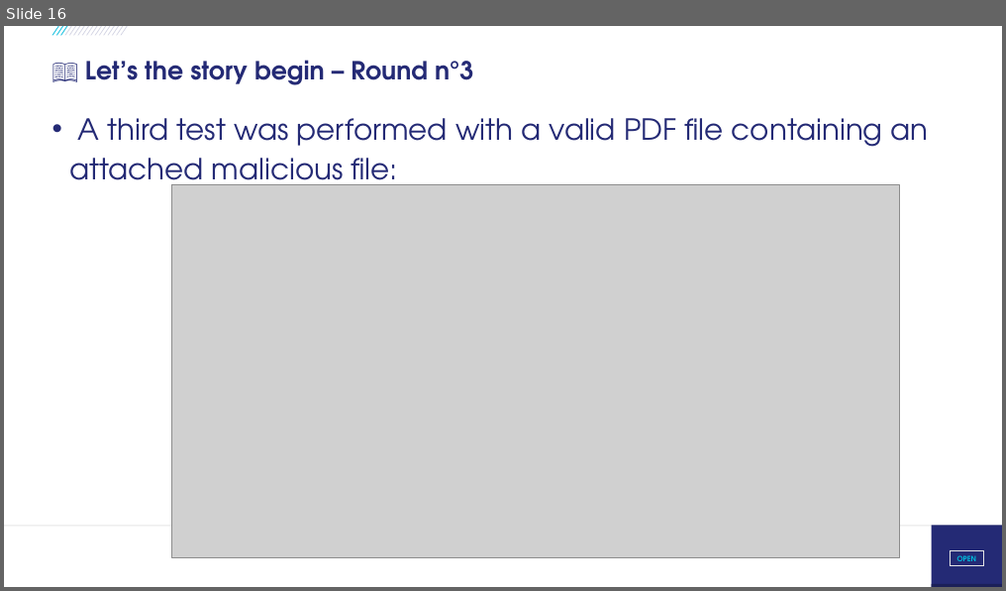
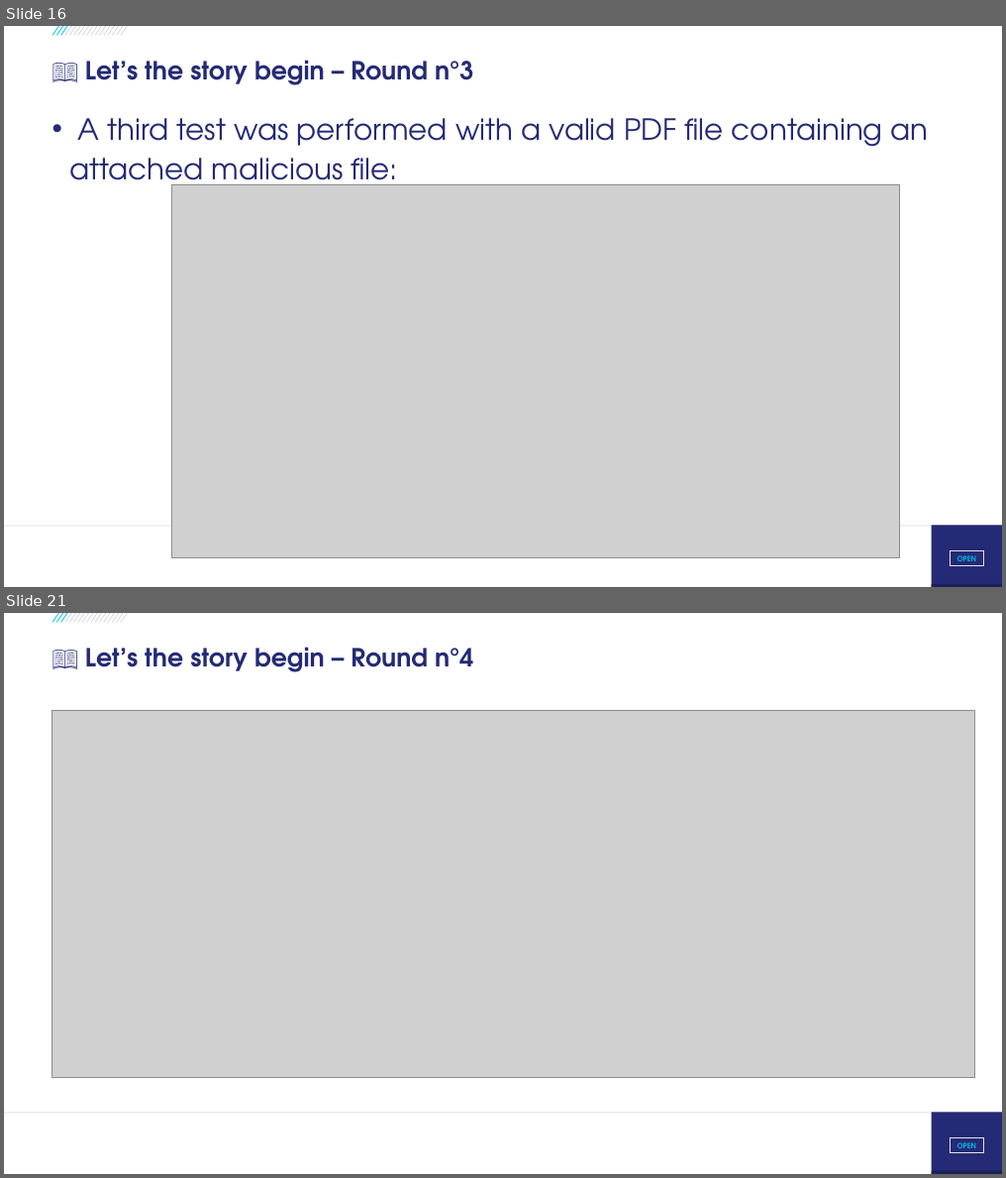
Before and after one commit to righettod/voxxeddays-lux-2026, a slide deck: presentation.pptx. Shown one above the other, each under a label of ours: slide 16 before the commit, slides 16 and 21 after it; the slides between them are not shown. The pictures are 1006x591 and 1006x1178 pixels, drawn with LibreOffice and Linux fonts; fonts in the diff are those of the drawing; grey boxes stand for pictures; background and template pictures are left out. Boxes give left, top, right and bottom in pixels: in the first picture for what was removed or moved away, otherwise in the second. Text is boxed around its words. In the diff, an @@ line names an element or a change of style, - is before the commit and + after.

```diff
--- a/presentation.pptx
+++ b/presentation.pptx
@@ slide 21 added at <box>4,613,1002,1174</box>, background #FFFFFF; not listed: 21 template elements that a slide beside it also shows @@
@@ title added at <box>85,647,473,672</box>, 24 pt, text #242A75, bold @@
+📖 Let’s the story begin – Round n°4
@@ picture added at <box>52,710,975,1078</box> @@
```
Also in this commit, not shown: 4 slides changed, 7 other slides added, 3 other files.
